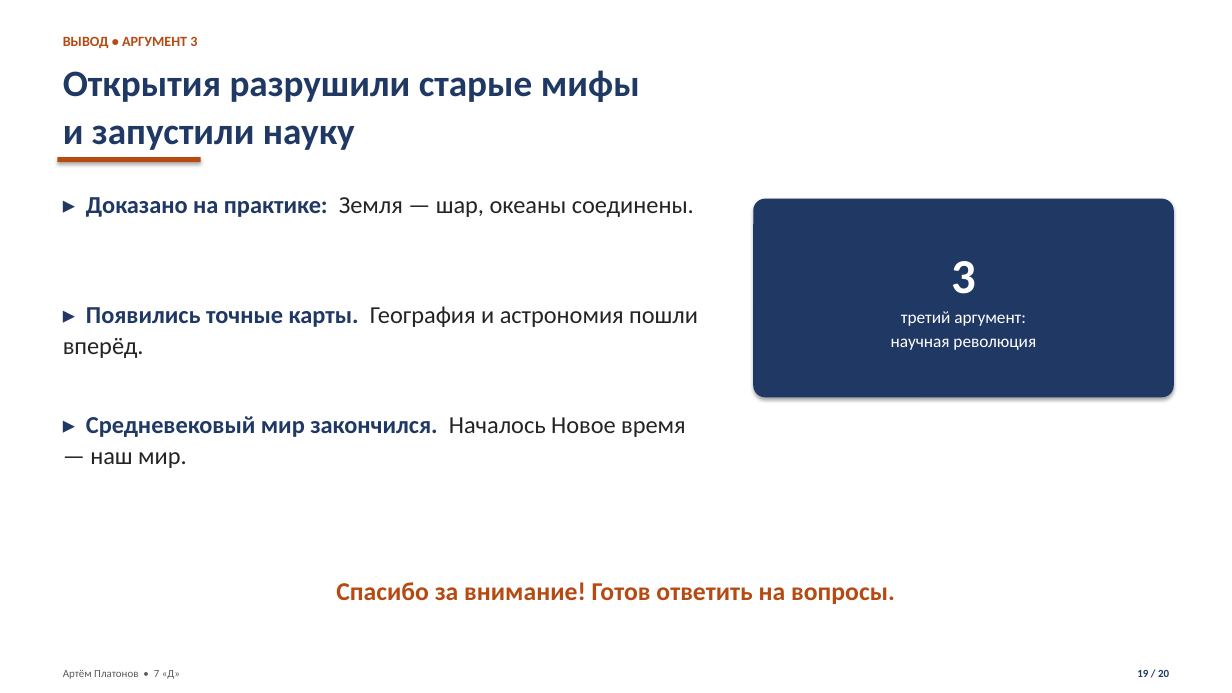
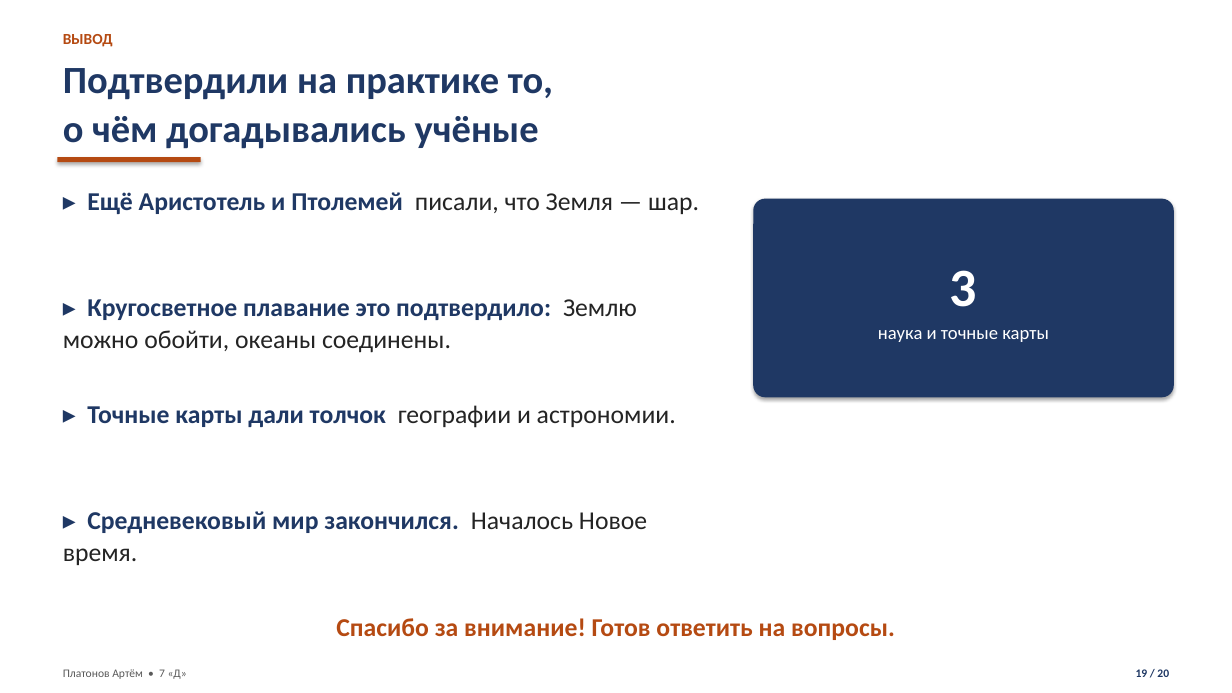
Before and after one commit to Artins200/slide, a slide deck: slide 19 of Великие_географические_открытия_Платонов_Артём_7Д.pptx. Drawn at 1232x693 pixels with LibreOffice and Linux fonts; fonts in the diff are those of the drawing; background and template pictures are left out. Boxes give left, top, right and bottom in pixels: in the first picture for what was removed or moved away, otherwise in the second. Text is boxed around its words. In the diff, an @@ line names an element or a change of style, - is before the commit and + after.

```diff
--- a/Великие_географические_открытия_Платонов_Артём_7Д.pptx
+++ b/Великие_географические_открытия_Платонов_Артём_7Д.pptx
@@ text at <box>63,34,113,47</box>: text changed; size 11 to 12 pt @@
-ВЫВОД • АРГУМЕНТ 3
+ВЫВОД
@@ text at <box>63,68,553,149</box>: text changed; size 29 to 30 pt @@
-Открытия разрушили старые мифы
-и запустили науку
+Подтвердили на практике то,
+о чём догадывались учёные
@@ text at <box>87,192,699,214</box>: text changed; size 19 to 20 pt; text colour #242424 to #1F3864; bold on @@
-▸ Доказано на практике: Земля — шар, океаны соединены.
+▸ Ещё Аристотель и Птолемей писали, что Земля — шар.
@@ text at <box>63,299,637,353</box>: text changed; size 19 to 20 pt; text colour #242424 to #1F3864; bold on @@
-▸ Появились точные карты. География и астрономия пошли вперёд.
+▸ Кругосветное плавание это подтвердило: Землю можно обойти, океаны соединены.
@@ text in rounded rectangle at <box>950,270,977,307</box>: size 38 to 42 pt in "3" @@
@@ text in rounded rectangle at <box>878,330,1049,342</box>: text changed; size 13.5 to 14.5 pt @@
-третий аргумент:
-научная революция
+наука и точные карты
@@ text added at <box>87,405,676,428</box>, 20 pt, text #1F3864, bold @@
+▸ Точные карты дали толчок географии и астрономии.
@@ text at <box>63,511,647,565</box>: text changed; size 19 to 20 pt @@
-▸ Средневековый мир закончился. Началось Новое время — наш мир.
+▸ Средневековый мир закончился. Началось Новое время.
@@ text "Спасибо за внимание! Готов ответить ...": place and size @@
-text "Спасибо за внимание! Готов ответить ..." at <box>336,582,895,604</box>
+text "Спасибо за внимание! Готов ответить ..." at <box>336,618,895,640</box>
@@ text "Спасибо за внимание! Готов ответить ..." at <box>336,618,895,640</box>: line spacing 1.08 to 1.05 @@
@@ text at <box>63,669,187,679</box>: text changed; size 8.5 to 9 pt @@
-Артём Платонов • 7 «Д»
+Платонов Артём • 7 «Д»
@@ text "19 / 20" at <box>1136,669,1169,677</box>: size 8.5 to 9 pt; line spacing 1.08 to 1.05 @@
```
Also in this commit, not shown: 15 other slides changed, 4 slides added, 4 slides removed, 2 other files.
